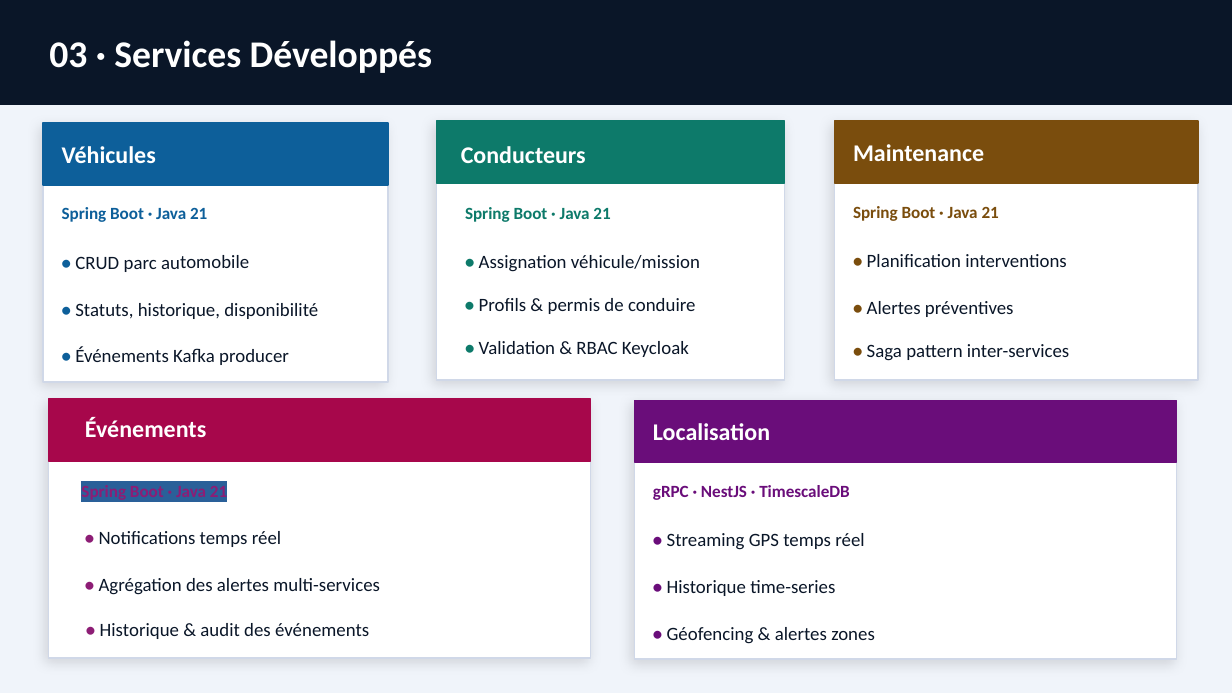
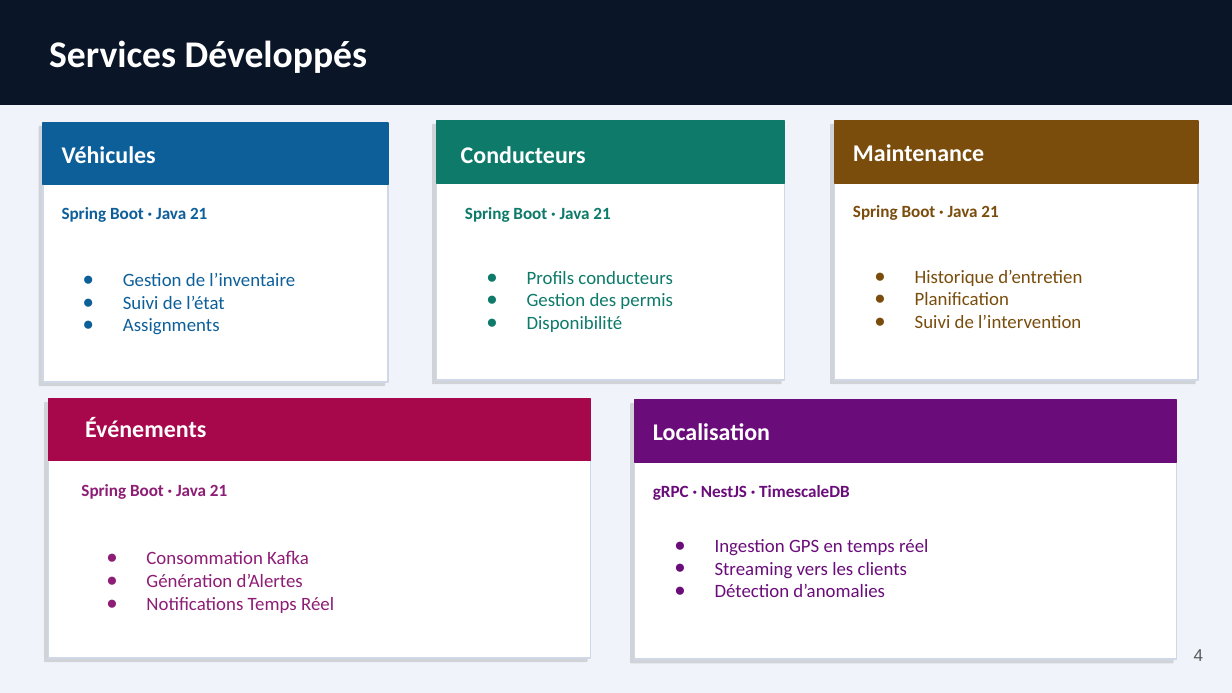
Before and after one commit to M1-ROUEN-GIL/archi-distrib-flotte-vehicules, a slide deck: slide 4 of docs/presentation/presentation.odp (slide 5 before the commit). Drawn at 1232x693 pixels with LibreOffice and Linux fonts; fonts in the diff are those of the drawing. Boxes give left, top, right and bottom in pixels: in the first picture for what was removed or moved away, otherwise in the second. Text is boxed around its words. In the diff, an @@ line names an element or a change of style, - is before the commit and + after.

Commit message:
feat: presentation

```diff
--- a/docs/presentation/presentation.odp
+++ b/docs/presentation/presentation.odp
@@ text at [49,40,367,73]: text changed @@
-03 · Services Développés
+Services Développés
@@ text removed at [75,255,249,272] @@
-• CRUD parc automobile
@@ text removed at [479,255,700,272] @@
-• Assignation véhicule/mission
@@ text removed at [867,254,1066,267] @@
-• Planification interventions
@@ text added at [123,273,295,335], 11 pt, text #0D5F9A @@
+● Gestion de l’inventaire
+● Suivi de l’état
+● Assignments
@@ text removed at [479,298,695,314] @@
-• Profils & permis de conduire
@@ text added at [527,271,673,332], 11 pt, text #0D7A6A @@
+● Profils conducteurs
+● Gestion des permis
+● Disponibilité
@@ text added at [915,270,1082,328], 11 pt, text #7A4D0D @@
+● Historique d’entretien
+● Planification
+● Suivi de l’intervention
@@ text removed at [75,303,318,319] @@
-• Statuts, historique, disponibilité
@@ text removed at [867,301,1014,317] @@
-• Alertes préventives
@@ text removed at [75,347,289,365] @@
-• Événements Kafka producer
@@ text removed at [479,341,689,357] @@
-• Validation & RBAC Keycloak
@@ text removed at [867,344,1069,361] @@
-• Saga pattern inter-services
@@ shadow changed in 5 elements at [43,123,388,382], [436,121,784,379], [834,121,1198,379], [634,400,1177,659], [48,399,590,658] @@
@@ text "Spring Boot · Java 21" at [81,484,227,499]: highlight #2A6099 to none @@
@@ text "Consommation Kafka" at [146,550,334,613]: vertical alignment top to middle @@
@@ text at [715,539,928,597]: text changed; text colour #0A1628 to #6A0D7A @@
-• Streaming GPS temps réel
+● Ingestion GPS en temps réel
+● Streaming vers les clients
+● Détection d’anomalies
@@ text at [146,550,334,613]: text changed; text colour #0A1628 to #8D1D75 @@
-• Notifications temps réel
+● Consommation Kafka
+● Génération d’Alertes
+● Notifications Temps Réel
@@ text removed at [99,578,380,595] @@
-• Agrégation des alertes multi-services
@@ text removed at [667,580,835,596] @@
-• Historique time-series
@@ text removed at [100,623,369,639] @@
-• Historique & audit des événements
@@ text removed at [667,627,875,644] @@
-• Géofencing & alertes zones
@@ page number added at [1194,649,1204,661], 10 pt, text #595959 @@
+4
```
Also in this commit, not shown: 4 other slides changed, 5 slides added, 6 slides removed, 3 other files.
